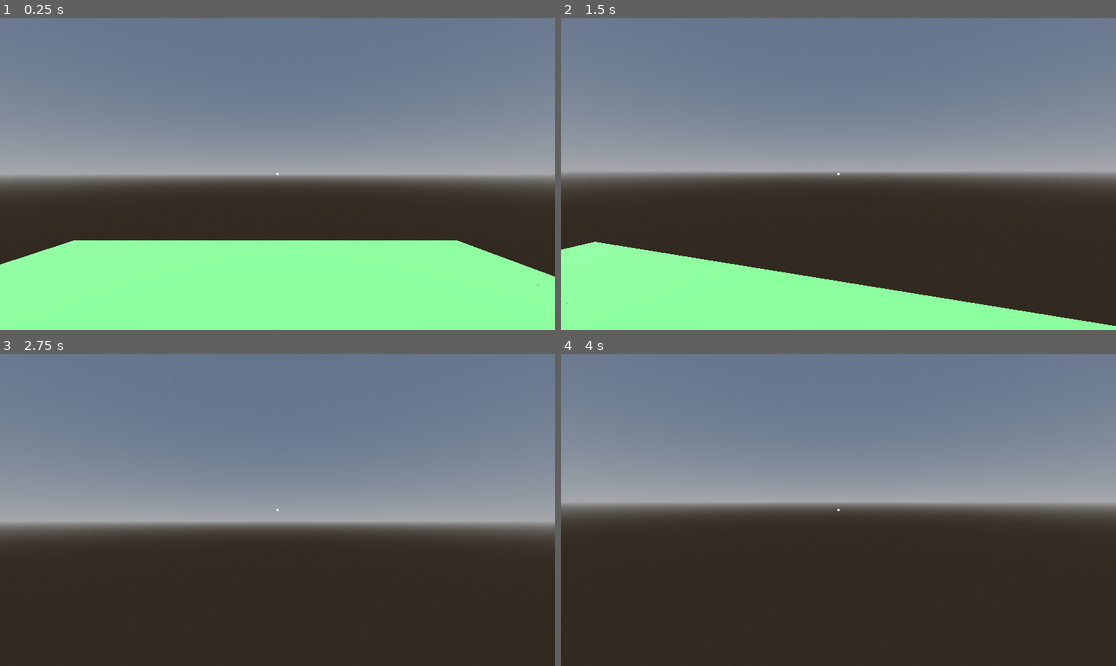
Above: before the commit, frames 1-4 (two rows, left to right).
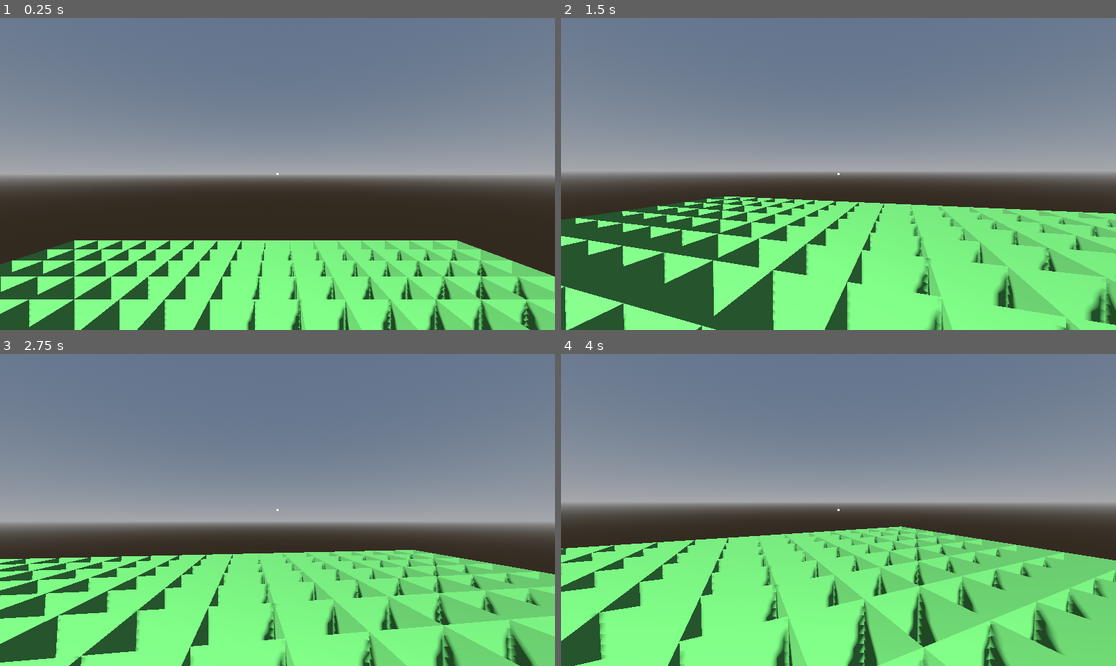
Above: after the commit, the same moments.

Repository: vuloi05/Minecraft
Game: Godot game, scene res://Main.tscn
Same seed, same stepped clock (60 frames per second), same inputs: the game is played once before the commit and once after it.
Inputs (mouse positions are in pixels of both pictures, inside the frame that each line leads up to):
- Up to frame 1 (0.25 s): no input
- Up to frame 2 (1.5 s): tap Enter at 0.5 s; move the mouse to (866, 174) at 0.52 s; hold W from 0.53 s (still down); click (866, 174) at 0.67 s; tap Space at 0.77 s; move the mouse to (810, 174) at 1.27 s; click (810, 174) at 1.42 s
- Up to frame 3 (2.75 s): keep holding W; tap Space at 1.52 s; move the mouse to (288, 503) at 2.02 s; click (288, 503) at 2.17 s
- Up to frame 4 (4 s): keep holding W; tap Space at 2.75, 3.02, 3.77 s; move the mouse to (832, 516) at 2.77 s; click (832, 516) at 2.92 s; tap Enter at 3.5 s; move the mouse to (877, 513) at 3.52 s; click (877, 513) at 3.67 s

The runs differ from the first frame. In frame 1, 20% of the frame differs, in the area x 0-100%, y 71-100%; in frame 2, 32%; in frame 3, 35%; in frame 4, 40%, in the area x 0-100%, y 55-100%.

Commit message:
feat: toi uu SurfaceTool (1 draw call) va cap nhat raycast tuong tac grid

Diff:
--- a/player.gd
+++ b/player.gd
@@ -23,26 +23,23 @@
 			Input.set_mouse_mode(Input.MOUSE_MODE_CAPTURED)
 			return
 
-		if event.button_index == MOUSE_BUTTON_LEFT:
-			if raycast.is_colliding():
-				var collider = raycast.get_collider()
-				if collider.is_in_group("blocks"):
-					collider.queue_free()
-		elif event.button_index == MOUSE_BUTTON_RIGHT:
-			if raycast.is_colliding():
-				var collider = raycast.get_collider()
-				if collider.is_in_group("blocks") or collider.name == "Floor":
-					var hit_normal = raycast.get_collision_normal()
-					var new_pos = Vector3.ZERO
-					if collider.is_in_group("blocks"):
-						new_pos = collider.global_position + hit_normal
-					else:
-						var hit_point = raycast.get_collision_point()
-						new_pos = Vector3(round(hit_point.x), 0.5, round(hit_point.z))
+		if raycast.is_colliding():
+			var collider = raycast.get_collider()
+			var hit_point = raycast.get_collision_point()
+			var hit_normal = raycast.get_collision_normal()
+			var world_node = get_tree().root.get_node("Main/World")
 
-					var new_block = block_scene.instantiate()
-					new_block.global_position = new_pos
-					get_tree().root.get_node("Main").add_child(new_block)
+			if event.button_index == MOUSE_BUTTON_LEFT:
+				# Xóa khối: lùi vào trong khối bị click
+				var block_pos = hit_point - hit_normal * 0.5
+				var grid_pos = Vector3(round(block_pos.x), round(block_pos.y), round(block_pos.z))
+				world_node.set_block(grid_pos, 0)
+
+			elif event.button_index == MOUSE_BUTTON_RIGHT:
+				# Đặt khối: tiến ra ngoài bề mặt click
+				var block_pos = hit_point + hit_normal * 0.5
+				var grid_pos = Vector3(round(block_pos.x), round(block_pos.y), round(block_pos.z))
+				world_node.set_block(grid_pos, 1)
 
 	if event is InputEventKey and event.pressed and event.keycode == KEY_ESCAPE:
 		if Input.get_mouse_mode() == Input.MOUSE_MODE_CAPTURED:
--- a/world.gd
+++ b/world.gd
@@ -2,10 +2,22 @@
 
 const CHUNK_SIZE = 16
 var blocks = []
-var block_scene = preload("res://Block.tscn")
+
+var st = SurfaceTool.new()
+var mesh_instance = MeshInstance3D.new()
+var static_body = StaticBody3D.new()
+var collision_shape = CollisionShape3D.new()
+var material = StandardMaterial3D.new()
 
 func _ready():
-	# 2.1 Khai báo mảng 3D kích thước 16x16x16
+	material.albedo_color = Color(0.4, 0.8, 0.4)
+
+	add_child(mesh_instance)
+	mesh_instance.add_child(static_body)
+	static_body.add_child(collision_shape)
+	static_body.add_to_group("blocks")
+
+	# 2.1 Khai báo mảng 3D
 	blocks.resize(CHUNK_SIZE)
 	for x in range(CHUNK_SIZE):
 		blocks[x] = []
@@ -17,12 +29,70 @@
 				blocks[x][y][z] = 1 # 1 = Đá
 
 	print("Kích thước mảng: ", blocks.size(), "x", blocks[0].size(), "x", blocks[0][0].size())
+	update_chunk_mesh()
 
-	# 2.2 Vòng lặp duyệt mảng spawn khối
+# 2.5 Cập nhật giá trị mảng và vẽ lại lưới
+func set_block(pos: Vector3, block_type: int):
+	var x = int(pos.x)
+	var y = int(pos.y)
+	var z = int(pos.z)
+
+	if x >= 0 and x < CHUNK_SIZE and y >= 0 and y < CHUNK_SIZE and z >= 0 and z < CHUNK_SIZE:
+		blocks[x][y][z] = block_type
+		update_chunk_mesh()
+
+# 2.3 Chuyển sang SurfaceTool để gom lưới thành 1 draw call
+func update_chunk_mesh():
+	st.begin(Mesh.PRIMITIVE_TRIANGLES)
+	st.set_material(material)
+
+	var has_blocks = false
 	for x in range(CHUNK_SIZE):
 		for y in range(CHUNK_SIZE):
 			for z in range(CHUNK_SIZE):
 				if blocks[x][y][z] == 1:
-					var b = block_scene.instantiate()
-					b.position = Vector3(x, y, z)
-					add_child(b)
+					create_block_mesh(Vector3(x, y, z))
+					has_blocks = true
+
+	if has_blocks:
+		var mesh = st.commit()
+		mesh_instance.mesh = mesh
+		collision_shape.shape = mesh.create_trimesh_shape()
+	else:
+		mesh_instance.mesh = null
+		collision_shape.shape = null
+
+func create_block_mesh(pos: Vector3):
+	var v0 = pos + Vector3(-0.5, -0.5, -0.5)
+	var v1 = pos + Vector3(0.5, -0.5, -0.5)
+	var v2 = pos + Vector3(0.5, 0.5, -0.5)
+	var v3 = pos + Vector3(-0.5, 0.5, -0.5)
+	var v4 = pos + Vector3(-0.5, -0.5, 0.5)
+	var v5 = pos + Vector3(0.5, -0.5, 0.5)
+	var v6 = pos + Vector3(0.5, 0.5, 0.5)
+	var v7 = pos + Vector3(-0.5, 0.5, 0.5)
+
+	# Front
+	st.set_normal(Vector3(0, 0, 1))
+	st.add_vertex(v4); st.add_vertex(v5); st.add_vertex(v6)
+	st.add_vertex(v4); st.add_vertex(v6); st.add_vertex(v7)
+	# Back
+	st.set_normal(Vector3(0, 0, -1))
+	st.add_vertex(v1); st.add_vertex(v0); st.add_vertex(v3)
+	st.add_vertex(v1); st.add_vertex(v3); st.add_vertex(v2)
+	# Right
+	st.set_normal(Vector3(1, 0, 0))
+	st.add_vertex(v5); st.add_vertex(v1); st.add_vertex(v2)
+	st.add_vertex(v5); st.add_vertex(v2); st.add_vertex(v6)
+	# Left
+	st.set_normal(Vector3(-1, 0, 0))
+	st.add_vertex(v0); st.add_vertex(v4); st.add_vertex(v7)
+	st.add_vertex(v0); st.add_vertex(v7); st.add_vertex(v3)
+	# Top
+	st.set_normal(Vector3(0, 1, 0))
+	st.add_vertex(v3); st.add_vertex(v7); st.add_vertex(v6)
+	st.add_vertex(v3); st.add_vertex(v6); st.add_vertex(v2)
+	# Bottom
+	st.set_normal(Vector3(0, -1, 0))
+	st.add_vertex(v0); st.add_vertex(v1); st.add_vertex(v5)
+	st.add_vertex(v0); st.add_vertex(v5); st.add_vertex(v4)
